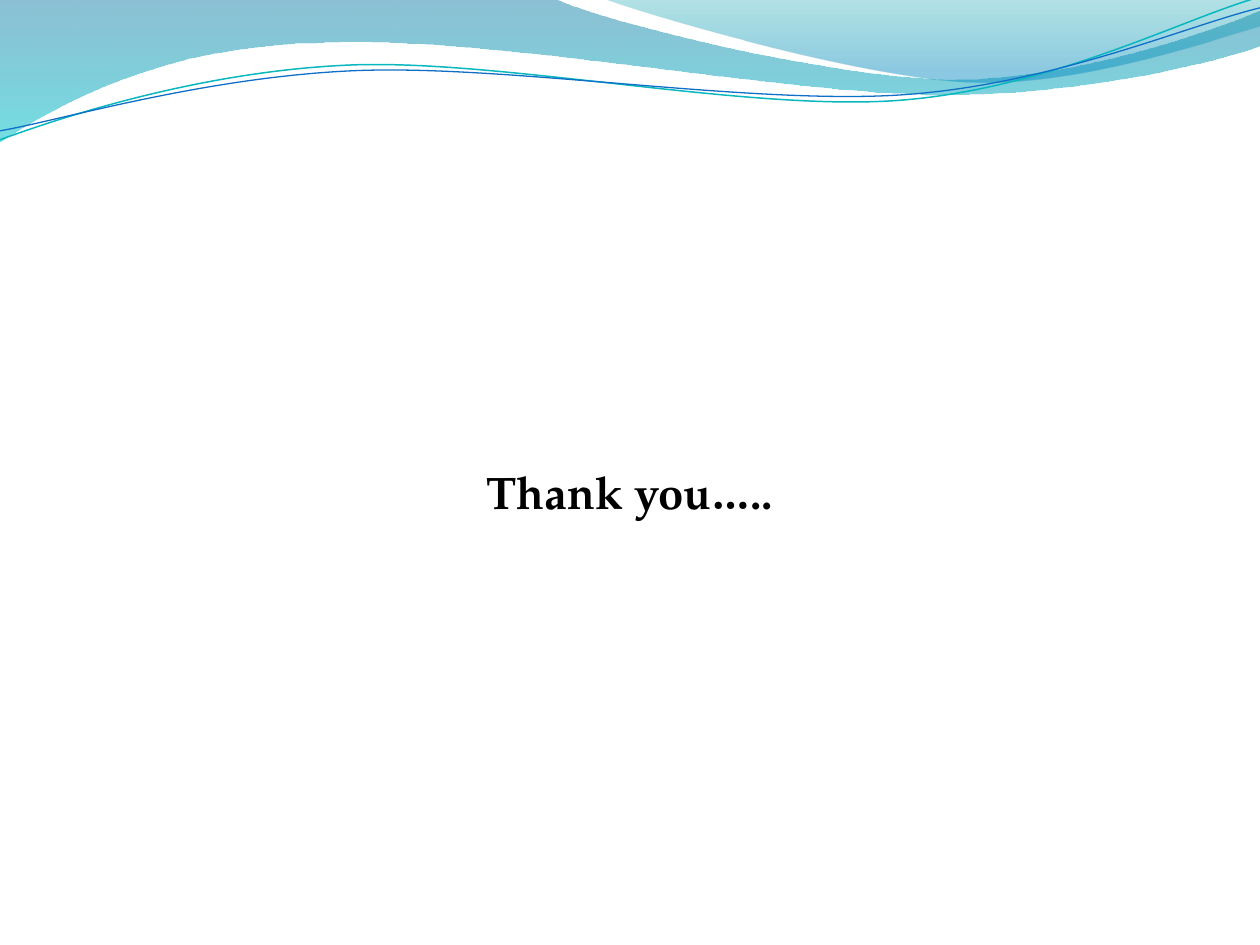
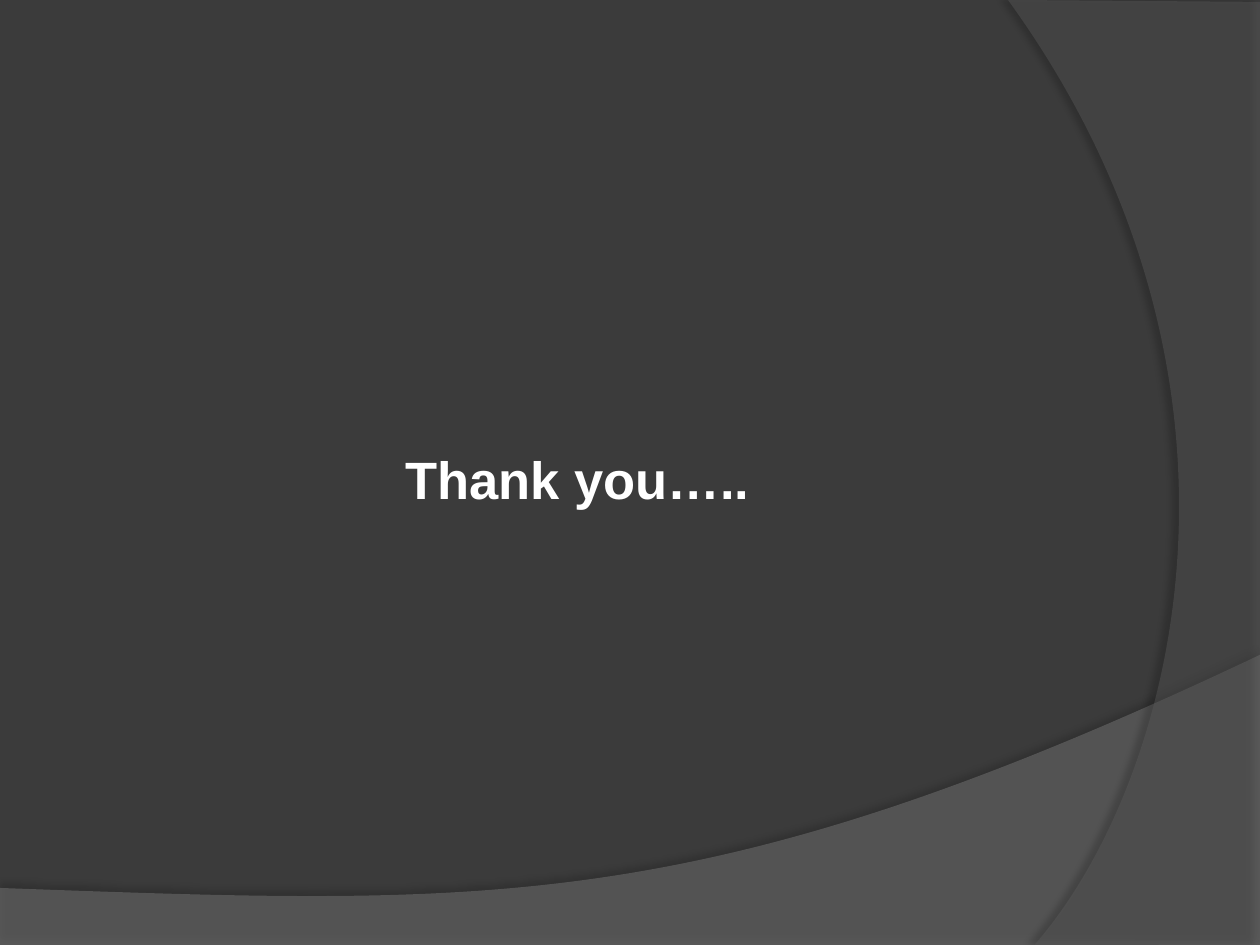
Before and after one commit to dhanusht6/system_verilog_project, a slide deck: slide 43 of Design and Verification of Cache with Cache coherency.pptx (slide 17 before the commit). Drawn at 1260x945 pixels with LibreOffice and Linux fonts; fonts in the diff are those of the drawing; background and template pictures are left out. Boxes give left, top, right and bottom in pixels: in the first picture for what was removed or moved away, otherwise in the second. Text is boxed around its words. In the diff, an @@ line names an element or a change of style, - is before the commit and + after.

```diff
--- a/Design and Verification of Cache with Cache coherency.pptx
+++ b/Design and Verification of Cache with Cache coherency.pptx
@@ background picture (left out) to #3B3B3B @@
@@ freeform shape removed at [0,0,1260,142] @@
@@ freeform shape removed at [0,0,1260,147] @@
@@ freeform shape removed at [0,8,1260,141] @@
@@ freeform shape removed at [604,0,1260,87] @@
@@ freeform shape added at [1008,0,1260,945], fill #5E5E5E at 40% opacity @@
@@ text "Thank you…..": place and size @@
-text "Thank you….." at [486,476,773,521]
+text "Thank you….." at [405,461,749,510]
@@ text "Thank you….." at [405,461,749,510]: size 26 to 30 pt, font TeX Gyre Pagella to Arial, text colour #000000 to #FFFFFF @@
@@ freeform shape added at [0,655,1260,945], fill #7F7F7F at 45% opacity @@
```
Also in this commit, not shown: 12 other slides changed, 30 slides added, 4 slides removed.
